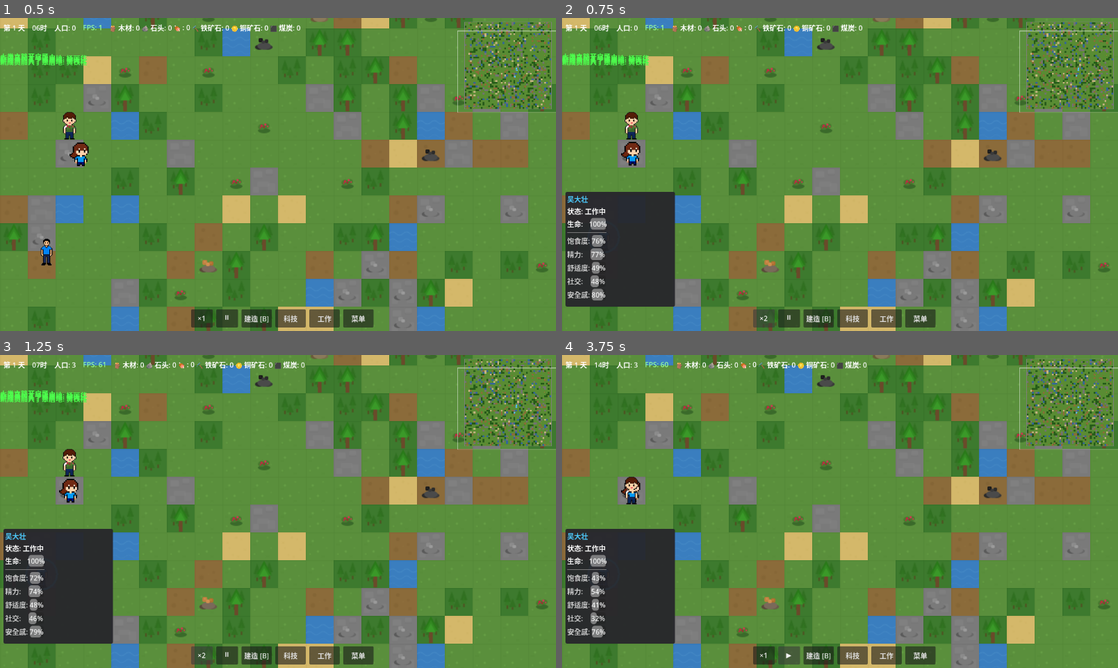
Above: before the commit, frames 1-4 (two rows, left to right).
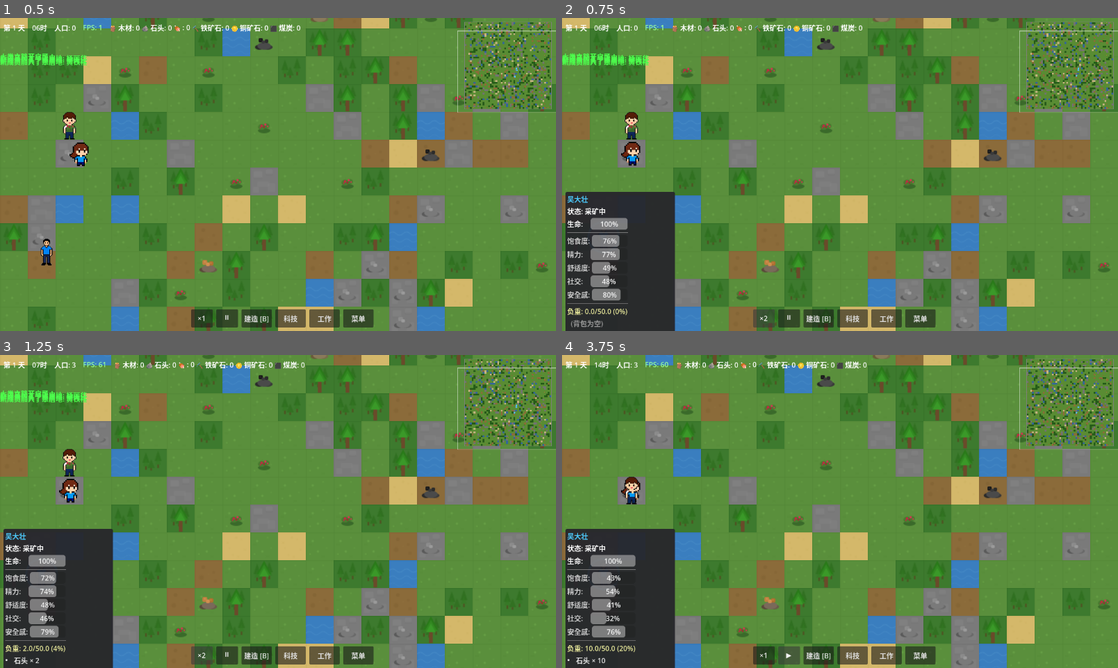
Above: after the commit, the same moments.

Repository: ZhanXuzhao/the-path-of-humanity
Game: Godot game, scene res://scenes/game.tscn
The game is run twice, just before and just after one commit, with the same random seed, the same clock (stepped at 60 frames per second) and the same inputs.
Inputs:
- Up to frame 1 (0.5 s): no input
- Up to frame 2 (0.75 s): click "×1" at 0.5 s
- Up to frame 3 (1.25 s): no input
- Up to frame 4 (3.75 s): click "×2" at 1.25 s; click "×3" at 2 s; click "×5" at 2.75 s; click "⏸" at 3.5 s

Frame 1 is identical in both runs. In frame 2, 2.4% of the frame differs, in the area x 0-21%, y 60-100%; in frame 3, 2.4%; in frame 4, 2.5%.

Commit message:
角色面板增强：高度翻倍、显示背包负重、状态显示工作类别；修复负重超额后自动搬运到置物架；退出不再自动保存

Diff:
--- a/scenes/game.tscn
+++ b/scenes/game.tscn
@@ -147,14 +147,14 @@
 offset_left = 8.0
 offset_top = 400.0
 offset_right = 260.0
-offset_bottom = 664.0
+offset_bottom = 928.0
 theme_override_styles/panel = SubResource(2)
 
 [node name="ScrollContainer" type="ScrollContainer" parent="UI/HUD/SettlerInfoPanel"]
 offset_left = 4.0
 offset_top = 4.0
 offset_right = 248.0
-offset_bottom = 260.0
+offset_bottom = 524.0
 
 [node name="VBox" type="VBoxContainer" parent="UI/HUD/SettlerInfoPanel/ScrollContainer"]
 offset_left = 0.0
--- a/scripts/autoload/game_manager.gd
+++ b/scripts/autoload/game_manager.gd
@@ -68,8 +68,6 @@
 	process_mode = PROCESS_MODE_ALWAYS
 	_load_settings()
 	_setup_autosave()
-	# 窗口关闭时自动保存
-	get_tree().root.close_requested.connect(_on_close_requested)
 
 func _load_settings():
 	"""从 res://resources/game_settings.cfg 加载游戏设置"""
@@ -111,10 +109,6 @@
 	settings["combat_priority"] = cfg.get_value("work", "combat_priority", 1)
 
 	print("游戏设置已加载")
-
-func _on_close_requested():
-	save_game(true)
-	get_tree().quit()
 
 func _setup_autosave():
 	# 每分钟自动存档计时器
--- a/scripts/entities/settler.gd
+++ b/scripts/entities/settler.gd
@@ -188,16 +188,45 @@
 		# 选择光环
 		draw_arc(Vector2.ZERO, TILE_SIZE * 0.55, 0, TAU, 36, Color(0.3, 0.8, 1.0, 0.9), 2.5)
 
-static func get_state_display(state_val: int) -> String:
+# 根据任务数据获取工作类别显示文字
+static func get_work_type_from_task(current_task: Dictionary) -> String:
+	"""从任务数据中提取工作类别名称"""
+	if current_task.is_empty():
+		return ""
+	var task_type = current_task.get("type", "")
+	match task_type:
+		"HARVEST":
+			var skill = current_task.get("skill", "")
+			match skill:
+				"mining": return "采矿"
+				"woodcutting": return "伐木"
+				_: return "采集"
+		"CONSTRUCT": return "建造"
+		"CRAFT": return "制作"
+		"STORE": return "搬运"
+		"RESEARCH": return "研究"
+		"COMBAT": return "战斗"
+		_: return ""
+
+static func get_state_display(state_val: int, current_task: Dictionary = {}) -> String:
 	"""将状态枚举转换为中文显示文字"""
 	match state_val:
-		SettlerState.IDLE: return "空闲"
-		SettlerState.MOVING: return "移动中"
-		SettlerState.WORKING: return "工作中"
+		SettlerState.IDLE: return "无工作"
+		SettlerState.MOVING:
+			var work_name = get_work_type_from_task(current_task)
+			if work_name != "":
+				return work_name + "中"
+			return "移动中"
+		SettlerState.WORKING:
+			var work_name = get_work_type_from_task(current_task)
+			if work_name != "":
+				return work_name + "中"
+			return "工作中"
 		SettlerState.EATING: return "进食中"
 		SettlerState.SLEEPING: return "睡眠中"
 		SettlerState.FLEEING: return "逃跑中"
 		SettlerState.COMBAT: return "战斗中"
+		_: return "未知"
 		_: return "未知"
 
 # -------- 移动系统 --------
@@ -288,9 +317,10 @@
 	# 采集到背包（优先放入个人背包）
 	inventory.add_item(item_id, amount)
 
-	# 检查是否超重，超重则自动存储到附近置物架
+	# 检查是否超重，超重则去置物架存放
 	if is_overweight():
-		_store_excess_to_storage()
+		complete_task()
+		return
 
 	# 增加经验
 	add_skill_experience(current_task.get("skill", ""), 1.0)
@@ -459,6 +489,73 @@
 		if not is_overweight():
 			break
 
+func _store_excess_to_storage_at(bld_pos: Vector2i):
+	"""将背包中超重的部分存入指定建筑"""
+	var game = get_node_or_null("/root/Game")
+	if game == null or game.building_system == null:
+		_dump_inventory_to_global()
+		return
+
+	var bld = game.building_system.get_building_at(bld_pos)
+	if bld == null or bld.inventory == null:
+		_dump_inventory_to_global()
+		return
+
+	var target_weight = carry_capacity * 0.7  # 降到70%负重
+	var weight = get_inventory_weight()
+
+	for i in range(inventory.items.size() - 1, -1, -1):
+		if weight <= target_weight:
+			break
+		var stack = inventory.items[i]
+		if stack == null:
+			continue
+		var data = stack.get_data()
+		if data == null:
+			continue
+		var stack_weight = data.weight * stack.amount
+		if weight - stack_weight >= target_weight:
+			# 整组转移
+			var remaining = bld.inventory.add_item(stack.item_id, stack.amount)
+			if remaining < stack.amount:
+				inventory.remove_item(stack.item_id, stack.amount - remaining)
+				weight -= stack_weight - remaining * data.weight
+		else:
+			# 转移部分
+			var move_count = floori((weight - target_weight) / data.weight)
+			move_count = max(1, move_count)
+			var remaining = bld.inventory.add_item(stack.item_id, move_count)
+			var actual = move_count - remaining
+			if actual > 0:
+				inventory.remove_item(stack.item_id, actual)
+				weight -= actual * data.weight
+
+func _auto_store_overweight():
+	"""超重时自动寻找最近的置物架，创建搬运任务走过去存放"""
+	var game = get_node_or_null("/root/Game")
+	if game == null or game.building_system == null:
+		_dump_inventory_to_global()
+		return
+
+	var storage_buildings = _find_nearby_storage()
+	if storage_buildings.is_empty():
+		_dump_inventory_to_global()
+		return
+
+	# 找最近的置物架
+	var best_bld = storage_buildings[0]
+	var center_pos = _bld_world_center(best_bld)
+
+	# 创建搬运任务——走到置物架后自动存放超重物品
+	current_task = {
+		"type": "STORE",
+		"target_bld_pos": best_bld.grid_pos,
+		"target_world_pos": center_pos,
+		"skill": "",
+	}
+	target_world_pos = center_pos
+	state = SettlerState.MOVING
+
 func _dump_inventory_to_global():
 	"""背包物品全部上交全局资源（兜底方案）"""
 	var gm = get_node("/root/GameManager")
@@ -522,21 +619,25 @@
 	var item_id: String = current_task.get("item_id", "")
 	var amount: int = current_task.get("amount", 0)
 
-	if item_id == "" or amount <= 0:
-		complete_task()
-		return
-
-	# 从背包移除物品并存入建筑
 	var bld = game.building_system.get_building_at(target_bld_pos)
 	if bld == null or bld.inventory == null:
 		complete_task()
 		return
 
-	var removed = inventory.remove_item(item_id, amount)
-	if removed > 0:
-		bld.inventory.add_item(item_id, removed)
-
-	complete_task()
+	if item_id != "" and amount > 0:
+		# 指定物品——仅搬运指定物品
+		var removed = inventory.remove_item(item_id, amount)
+		if removed > 0:
+			bld.inventory.add_item(item_id, removed)
+		complete_task()
+	else:
+		# 未指定物品——自动存放所有超重部分
+		_store_excess_to_storage_at(target_bld_pos)
+		# 如果还超重，继续搬运
+		if is_overweight():
+			_auto_store_overweight()
+		else:
+			complete_task()
 
 # -------- 睡眠系统 --------
 func try_sleep(bld_pos: Vector2i, world_pos: Vector2):
@@ -847,6 +948,10 @@
 	current_task = null
 	state = SettlerState.IDLE
 
+	# 如果超重，自动寻找置物架去存放物品
+	if is_overweight():
+		_auto_store_overweight()
+
 # -------- 伤害系统 --------
 func take_damage(amount: float):
 	hp -= amount
--- a/scripts/ui/hud.gd
+++ b/scripts/ui/hud.gd
@@ -84,6 +84,8 @@
 # 定居者信息面板相关变量
 var _tracked_settler = null
 var _need_bars: Dictionary = {}  # need_id -> ProgressBar
+var _inventory_weight_label: Label
+var _inventory_container: VBoxContainer
 
 func _settler_info_connections():
 	var game = get_node("/root/Game")
@@ -98,6 +100,51 @@
 	settler_info_panel.visible = true
 	_tracked_settler = settler
 	_build_settler_info_ui(settler)
+
+func _update_inventory_display(settler):
+	"""更新背包显示内容和负重情况"""
+	if not is_instance_valid(settler) or not is_instance_valid(_inventory_weight_label):
+		return
+
+	var weight = settler.get_inventory_weight()
+	var cap = settler.carry_capacity
+	var pct = minf(weight / max(cap, 1.0), 1.0) * 100.0
+
+	# 负重显示
+	var weight_color = Color(0.9, 0.9, 0.6)
+	if pct >= 90.0:
+		weight_color = Color(1.0, 0.3, 0.3)
+	elif pct >= 70.0:
+		weight_color = Color(1.0, 0.8, 0.2)
+	_inventory_weight_label.add_theme_color_override("font_color", weight_color)
+	_inventory_weight_label.text = "负重: %.1f/%.1f (%.0f%%)" % [weight, cap, pct]
+
+	# 物品列表
+	for child in _inventory_container.get_children():
+		child.queue_free()
+
+	if settler.inventory == null or settler.inventory.is_empty():
+		var empty_label = Label.new()
+		empty_label.text = "  (背包为空)"
+		empty_label.add_theme_color_override("font_color", Color(0.6, 0.6, 0.6))
+		empty_label.add_theme_constant_override("minimum_font_size", 11)
+		_inventory_container.add_child(empty_label)
+		return
+
+	for stack in settler.inventory.items:
+		var item_data = ItemDefinitions.get_item(stack.item_id)
+		var name_str = item_data.name if item_data else stack.item_id
+		var hbox = HBoxContainer.new()
+		var icon_label = Label.new()
+		icon_label.text = "•"
+		icon_label.custom_minimum_size = Vector2(16, 0)
+		var name_label = Label.new()
+		name_label.text = "%s × %d" % [name_str, stack.amount]
+		name_label.add_theme_color_override("font_color", Color(0.9, 0.9, 0.9))
+		name_label.add_theme_constant_override("minimum_font_size", 11)
+		hbox.add_child(icon_label)
+		hbox.add_child(name_label)
+		_inventory_container.add_child(hbox)
 
 func _on_settler_deselected():
 	"""取消选中时隐藏信息面板"""
@@ -176,7 +223,7 @@
 		return
 
 	settler_name_label.text = settler.settler_name
-	settler_state_label.text = "状态: " + Settler.get_state_display(settler.state)
+	settler_state_label.text = "状态: " + Settler.get_state_display(settler.state, settler.current_task if settler.current_task else {})
 	settler_hp_label.text = "生命:"
 	settler_hp_bar.max_value = settler.max_hp
 	settler_hp_bar.value = settler.hp
@@ -213,6 +260,20 @@
 		settler_needs_container.add_child(hbox)
 		_need_bars[need_id] = bar
 
+	# -------- 背包/负重区域 --------
+	var inv_sep = HSeparator.new()
+	settler_needs_container.add_child(inv_sep)
+
+	_inventory_weight_label = Label.new()
+	_inventory_weight_label.add_theme_color_override("font_color", Color(0.9, 0.9, 0.6))
+	_inventory_weight_label.add_theme_constant_override("minimum_font_size", 12)
+	settler_needs_container.add_child(_inventory_weight_label)
+
+	_inventory_container = VBoxContainer.new()
+	settler_needs_container.add_child(_inventory_container)
+
+	_update_inventory_display(settler)
+
 func _process(delta):
 	if fps_label:
 		fps_label.text = "FPS: %d" % Engine.get_frames_per_second()
@@ -220,7 +281,7 @@
 	# 选中定居者时实时更新信息面板
 	if settler_info_panel.visible and is_instance_valid(_tracked_settler):
 		var s = _tracked_settler
-		settler_state_label.text = "状态: " + Settler.get_state_display(s.state)
+		settler_state_label.text = "状态: " + Settler.get_state_display(s.state, s.current_task if s.current_task else {})
 		settler_hp_bar.max_value = s.max_hp
 		settler_hp_bar.value = s.hp
 		# 更新需求条数值
@@ -228,6 +289,8 @@
 			var bar = _need_bars[need_id]
 			if is_instance_valid(bar):
 				bar.value = s.needs.get(need_id, 0.0)
+		# 更新背包显示
+		_update_inventory_display(s)
 	elif settler_info_panel.visible and not is_instance_valid(_tracked_settler):
 		# 如果选中的定居者已死亡/消失，自动隐藏面板
 		_on_settler_deselected()
